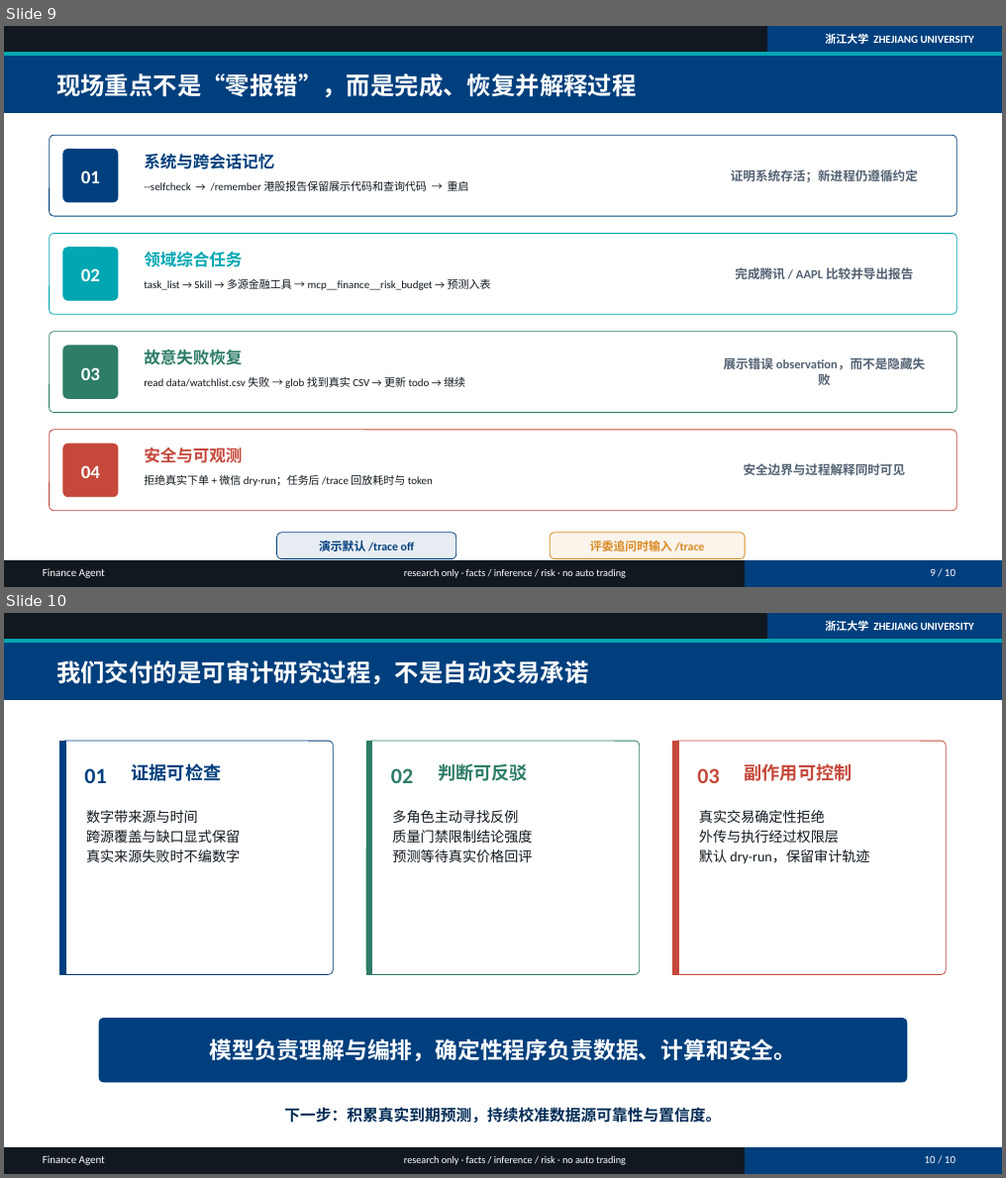
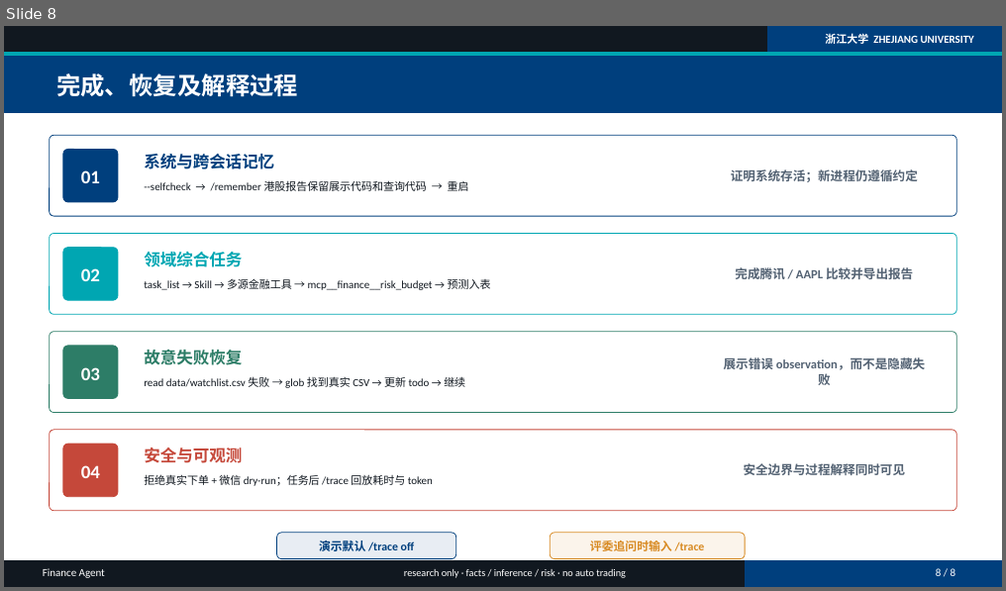
Before and after one commit to nixiakT/finance-agent, a slide deck: finance-agent-presentation-main/Finance-Agent-答辩稿.pptx. Shown one above the other, each under a label of ours: slides 9 and 10 before the commit, slide 8 after it. The pictures are 1006x1178 and 1006x591 pixels, drawn with LibreOffice and Linux fonts; fonts in the diff are those of the drawing; background and template pictures are left out. Boxes give left, top, right and bottom in pixels: in the first picture for what was removed or moved away, otherwise in the second. Text is boxed around its words. In the diff, an @@ line names an element or a change of style, - is before the commit and + after.

```diff
--- a/finance-agent-presentation-main/Finance-Agent-答辩稿.pptx
+++ b/finance-agent-presentation-main/Finance-Agent-答辩稿.pptx
@@ slide 10 removed at <box>4,613,1002,1174</box>, background picture (left out) @@
@@ rectangle removed at <box>4,613,1002,639</box> @@
@@ rectangle removed at <box>4,639,1002,643</box> @@
@@ rectangle removed at <box>768,613,1002,639</box> @@
@@ text removed at <box>825,620,974,631</box> @@
-浙江大学 ZHEJIANG UNIVERSITY
@@ rectangle removed at <box>4,644,1002,700</box> @@
@@ text removed at <box>56,661,589,684</box> @@
-我们交付的是可审计研究过程，不是自动交易承诺
@@ rounded rectangle removed at <box>60,741,334,974</box> @@
@@ rectangle removed at <box>60,741,65,974</box> @@
@@ rounded rectangle removed at <box>366,741,640,974</box> @@
@@ rectangle removed at <box>366,741,371,974</box> @@
@@ rounded rectangle removed at <box>673,741,946,974</box> @@
@@ rectangle removed at <box>673,741,678,974</box> @@
@@ text removed at <box>84,768,106,783</box> @@
-01
@@ text removed at <box>132,763,222,781</box> @@
-证据可检查
@@ text removed at <box>391,768,413,783</box> @@
-02
@@ text removed at <box>438,763,528,781</box> @@
-判断可反驳
@@ text removed at <box>697,768,719,783</box> @@
-03
@@ text removed at <box>745,763,852,781</box> @@
-副作用可控制
@@ text removed at <box>86,810,240,862</box> @@
-数字带来源与时间
-跨源覆盖与缺口显式保留
-真实来源失败时不编数字
@@ text removed at <box>392,810,532,862</box> @@
-多角色主动寻找反例
-质量门禁限制结论强度
-预测等待真实价格回评
@@ text removed at <box>699,810,869,864</box> @@
-真实交易确定性拒绝
-外传与执行经过权限层
-默认 dry-run，保留审计轨迹
@@ rounded rectangle removed at <box>99,1019,907,1082</box> @@
@@ text removed at <box>210,1039,797,1061</box> @@
-模型负责理解与编排，确定性程序负责数据、计算和安全。
@@ text removed at <box>284,1107,721,1123</box> @@
-下一步：积累真实到期预测，持续校准数据源可靠性与置信度。
@@ rectangle removed at <box>4,1149,285,1174</box> @@
@@ text removed at <box>43,1156,105,1165</box> @@
-Finance Agent
@@ rectangle removed at <box>285,1149,746,1174</box> @@
@@ text removed at <box>404,1157,626,1165</box> @@
-research only · facts / inference / risk · no auto trading
@@ rectangle removed at <box>746,1149,1002,1174</box> @@
@@ text removed at <box>925,1157,955,1163</box> @@
-10 / 10
@@ what was slide 9 is now slide 8 @@
@@ slide 8 changed as well @@
@@ text at <box>56,74,298,97</box>: text changed @@
-现场重点不是“零报错”，而是完成、恢复并解释过程
+完成、恢复及解释过程
@@ text at <box>936,569,956,576</box>: text changed @@
-9 / 10
+8 / 8
```
Also in this commit, not shown: 7 other slides changed, 1 other slide removed.
